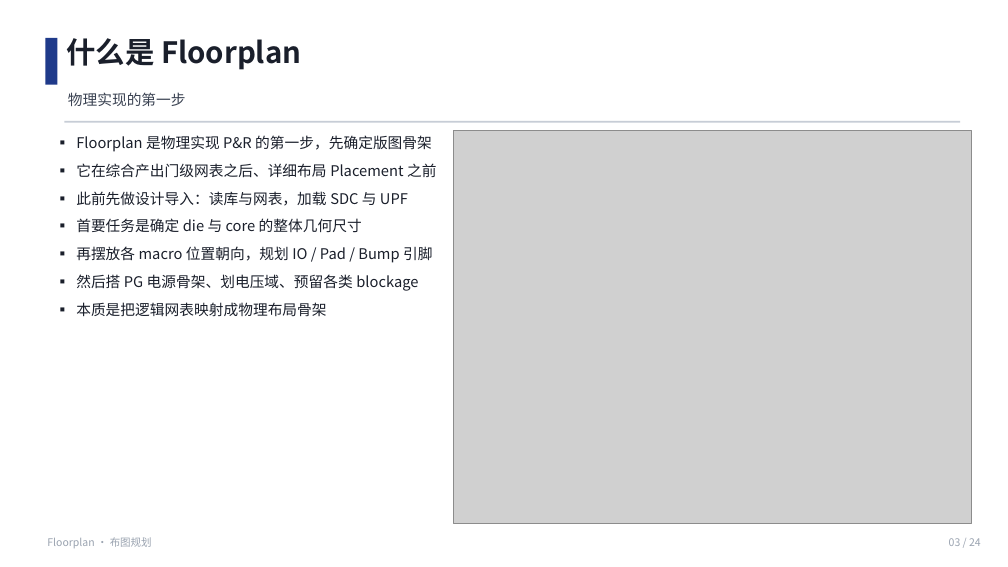
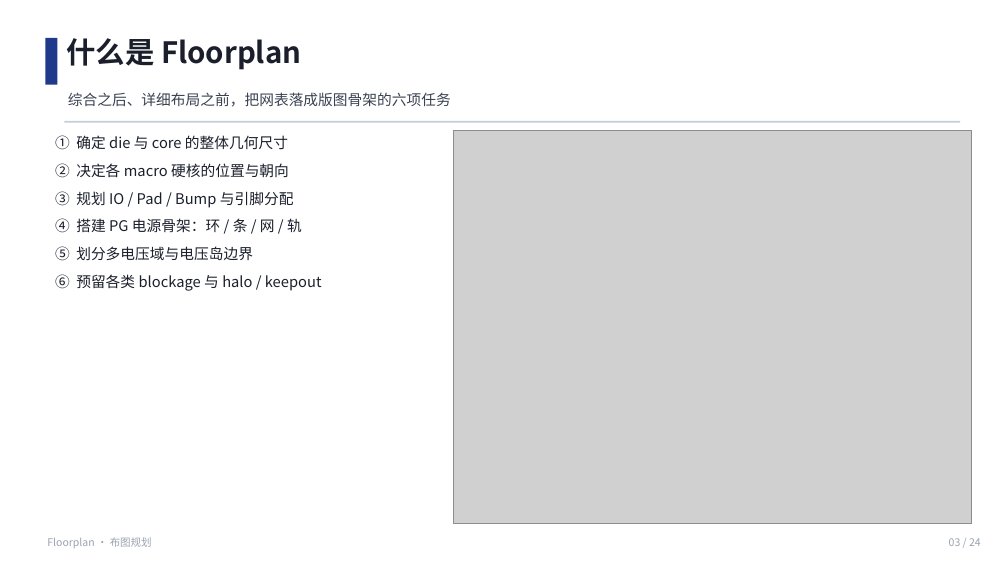
Before and after one commit to JinChengZ18/IC_Learning_Material, a slide deck: slide 3 of IC_Backend_Notes/slides/05_Floorplan.pptx. Drawn at 1008x567 pixels with LibreOffice and Linux fonts; fonts in the diff are those of the drawing; grey boxes stand for pictures. Boxes give left, top, right and bottom in pixels: in the first picture for what was removed or moved away, otherwise in the second. Text is boxed around its words. In the diff, an @@ line names an element or a change of style, - is before the commit and + after.

```diff
--- a/IC_Backend_Notes/slides/05_Floorplan.pptx
+++ b/IC_Backend_Notes/slides/05_Floorplan.pptx
@@ text at (68,92,451,107): text changed @@
-物理实现的第一步
+综合之后、详细布局之前，把网表落成版图骨架的六项任务
@@ text at (55,135,322,291): text changed @@
-▪ Floorplan 是物理实现 P&R 的第一步，先确定版图骨架
-▪ 它在综合产出门级网表之后、详细布局 Placement 之前
-▪ 此前先做设计导入：读库与网表，加载 SDC 与 UPF
-▪ 首要任务是确定 die 与 core 的整体几何尺寸
-▪ 再摆放各 macro 位置朝向，规划 IO / Pad / Bump 引脚
-▪ 然后搭 PG 电源骨架、划电压域、预留各类 blockage
-▪ 本质是把逻辑网表映射成物理布局骨架
+① 确定 die 与 core 的整体几何尺寸
+② 决定各 macro 硬核的位置与朝向
+③ 规划 IO / Pad / Bump 与引脚分配
+④ 搭建 PG 电源骨架：环 / 条 / 网 / 轨
+⑤ 划分多电压域与电压岛边界
+⑥ 预留各类 blockage 与 halo / keepout
```
Also in this commit, not shown: 15 other slides changed, 54 other files.
